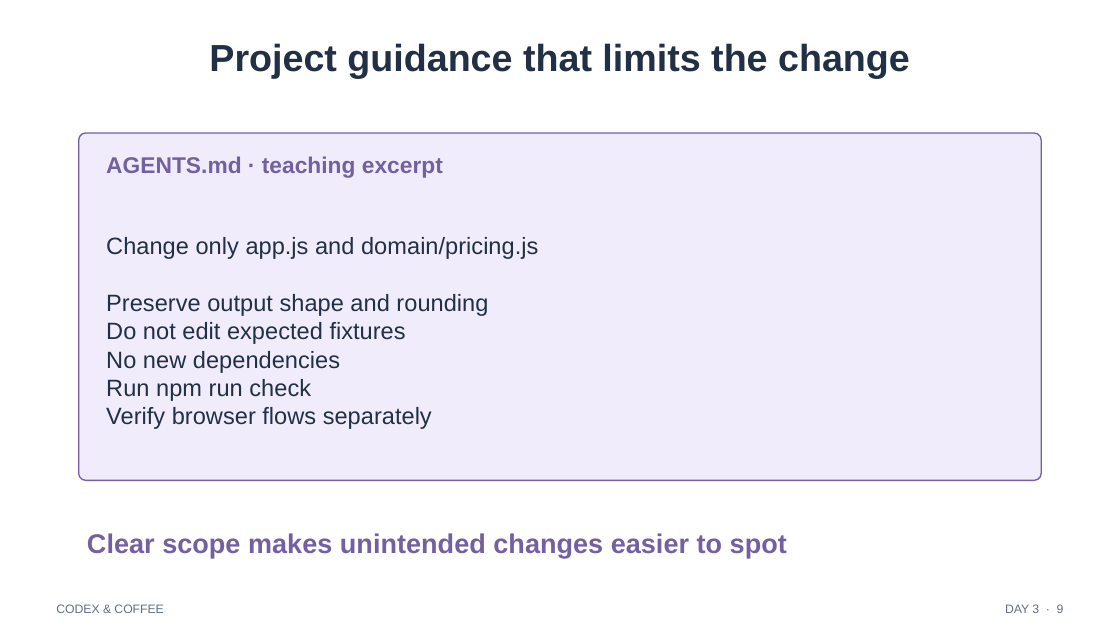
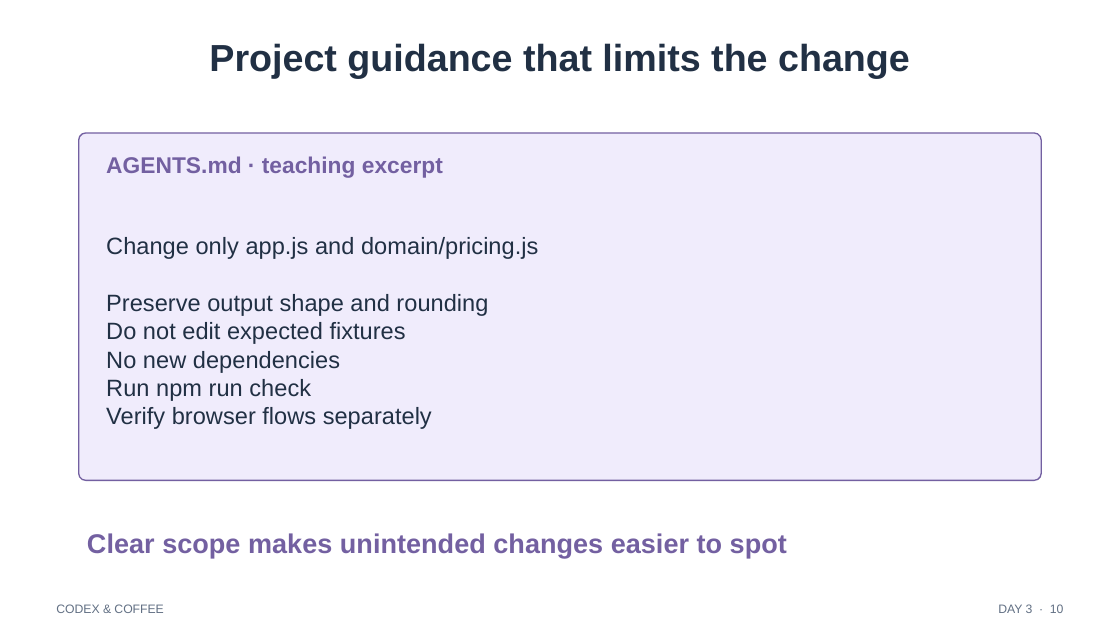
Before and after one commit to promptadvisers/codexandcoffee, a slide deck: slide 10 of day-03/Day-03.pptx (slide 9 before the commit). Drawn at 1120x630 pixels with LibreOffice and Linux fonts; fonts in the diff are those of the drawing. Boxes give left, top, right and bottom in pixels: in the first picture for what was removed or moved away, otherwise in the second. Text is boxed around its words. In the diff, an @@ line names an element or a change of style, - is before the commit and + after.

```diff
--- a/day-03/Day-03.pptx
+++ b/day-03/Day-03.pptx
@@ text at (x1=998, y1=604, x2=1064, y2=613): text changed @@
-DAY 3 · 9
+DAY 3 · 10
```
Also in this commit, not shown: 14 other slides changed, 1 slide added.
